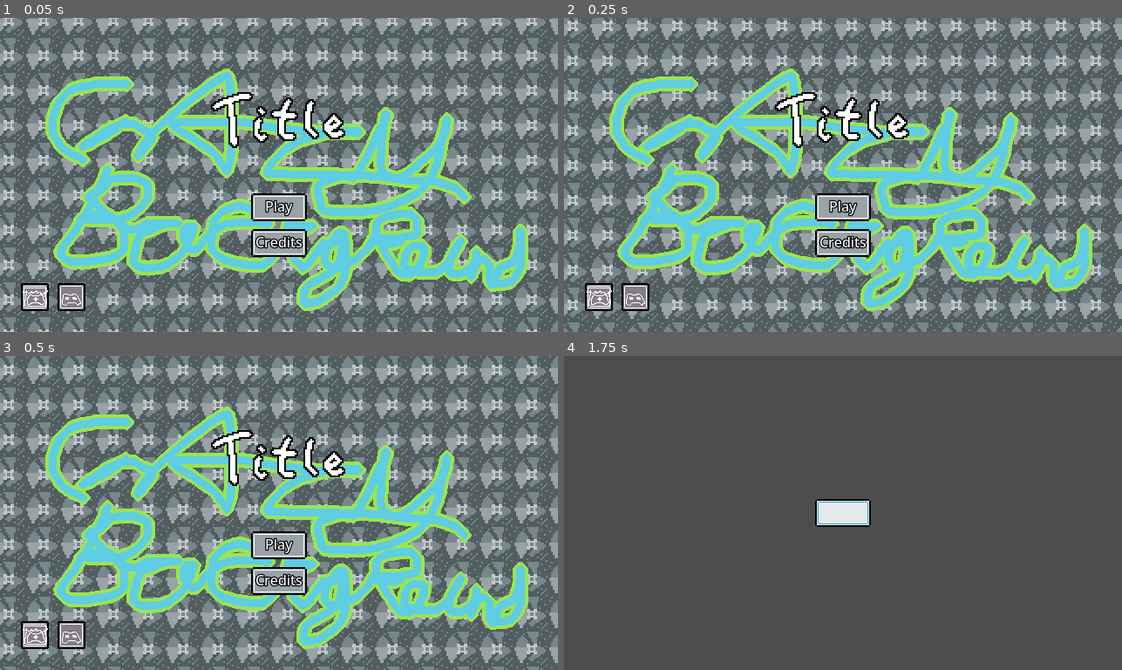
Above: before the commit, frames 1-4 (two rows, left to right).
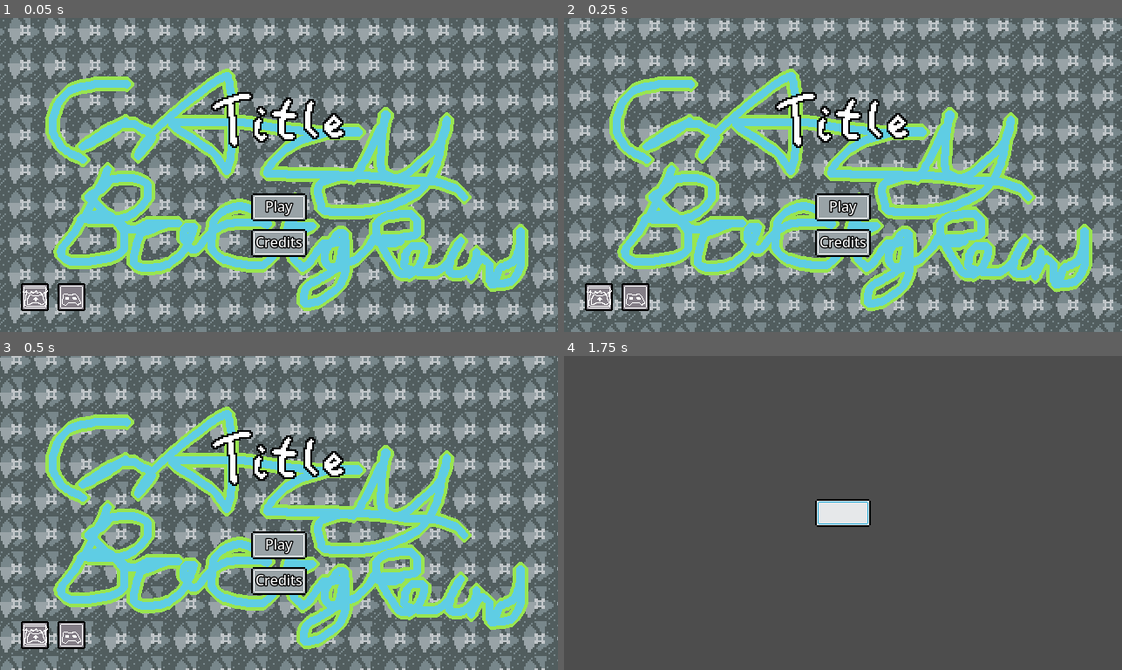
Above: after the commit, the same moments.

Repository: Simplexeon/SimplExtensions
Game: Godot game, scene res://SimplExtensions/MainMenu/MainMenu.tscn
Same seed, same stepped clock (60 frames per second), same inputs: the game is played once before the commit and once after it. The project has no main scene, so this scene is started directly.
Inputs (mouse positions are in pixels of both pictures, inside the frame that each line leads up to):
- Up to frame 1 (0.05 s): no input
- Up to frame 2 (0.25 s): no input
- Up to frame 3 (0.5 s): no input
- Up to frame 4 (1.75 s): click (843, 544) at 0.5 s; click (843, 513) at 1.25 s

The runs differ from the first frame. In frame 1, 48% of the frame differs, in the area x 0-100%, y 0-100%; in frame 2, 46%; in frame 3, 50%; in frame 4, nothing differs.

Commit message:
Scrolling bg fix

Diff:
--- a/SimplExtensions/MainMenu/MainMenu.tscn
+++ b/SimplExtensions/MainMenu/MainMenu.tscn
@@ -47,48 +47,25 @@
 anchor_top = 0.5
 anchor_right = 0.5
 anchor_bottom = 0.5
-offset_left = -320.0
-offset_top = -167.0
-offset_right = 320.0
-offset_bottom = 193.0
+offset_left = -340.238
+offset_top = -213.265
+offset_right = 939.762
+offset_bottom = 506.735
 grow_horizontal = 2
 grow_vertical = 2
 scale = Vector2(2, 2)
-pivot_offset = Vector2(320, 180)
+pivot_offset = Vector2(640, 360)
 texture = ExtResource("3_gla0t")
 stretch_mode = 1
 script = ExtResource("4_ikfom")
 ScrollSpeed = 30.0
-ScrollDirection = Vector2(0, 1)
+ScrollDirection = Vector2(-1, -1)
 viewport_rect = Vector2(640, 360)
-max_distance = 40.0
-
-[node name="TiledBG2" type="TextureRect" parent="ScreenControl/CenterControl"]
-texture_repeat = 2
-layout_mode = 1
-anchors_preset = -1
-anchor_left = 0.5
-anchor_top = 0.5
-anchor_right = 0.5
-anchor_bottom = 0.5
-offset_left = -320.0
-offset_top = -167.0
-offset_right = 320.0
-offset_bottom = 193.0
-grow_horizontal = 2
-grow_vertical = 2
-scale = Vector2(2, 2)
-pivot_offset = Vector2(320, 180)
-texture = ExtResource("3_gla0t")
-stretch_mode = 1
-script = ExtResource("4_ikfom")
-ScrollSpeed = 30.0
-ScrollDirection = Vector2(0, 1)
-viewport_rect = Vector2(640, 360)
-max_distance = 40.0
+max_distance = 56.5685
 
 [node name="StaticBG" type="TextureRect" parent="ScreenControl/CenterControl"]
-layout_mode = 0
+layout_mode = 1
+anchors_preset = 8
 anchor_left = 0.5
 anchor_top = 0.5
 anchor_right = 0.5
@@ -97,6 +74,8 @@
 offset_top = -180.0
 offset_right = 320.0
 offset_bottom = 180.0
+grow_horizontal = 2
+grow_vertical = 2
 pivot_offset = Vector2(320, 180)
 texture = ExtResource("5_7eo1c")
 script = ExtResource("5_oc8lo")
--- a/SimplExtensions/MainMenu/TiledBG.gd
+++ b/SimplExtensions/MainMenu/TiledBG.gd
@@ -13,6 +13,8 @@
 		#scroll_dir_max = texture_length * texture_amount;
 		var a : float = texture.get_width() * scale.x;
 		var b : float = abs(using_dir.angle_to(Vector2(1, 0)));
+		if(sign(value.x) == -1):
+			b = abs(using_dir.angle_to(Vector2(-1, 0)));
 		if(b > PI):
 			b = b - PI;
 		elif(b > (PI / 2)):
@@ -52,7 +54,7 @@
 		offset_right = 0;
 
 		# Set Size
-		size = viewport_rect;
+		size = viewport_rect * 2;
 
 		# Set Pivot Offset
 		pivot_offset = size * .5;
